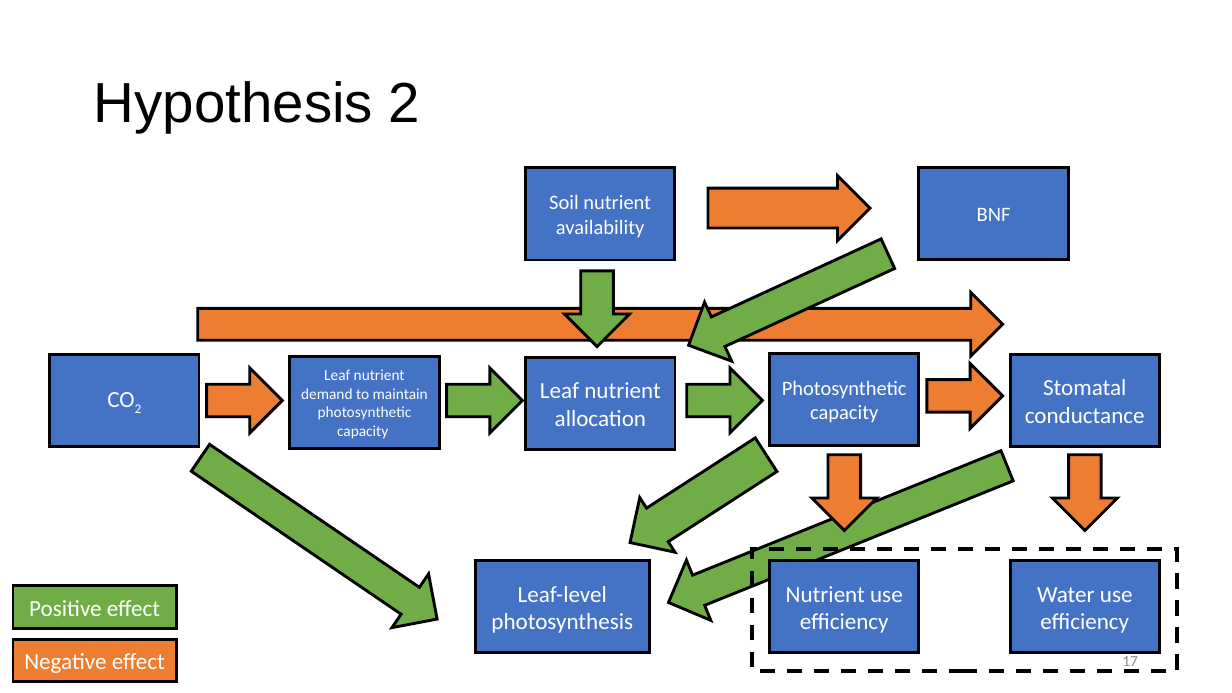
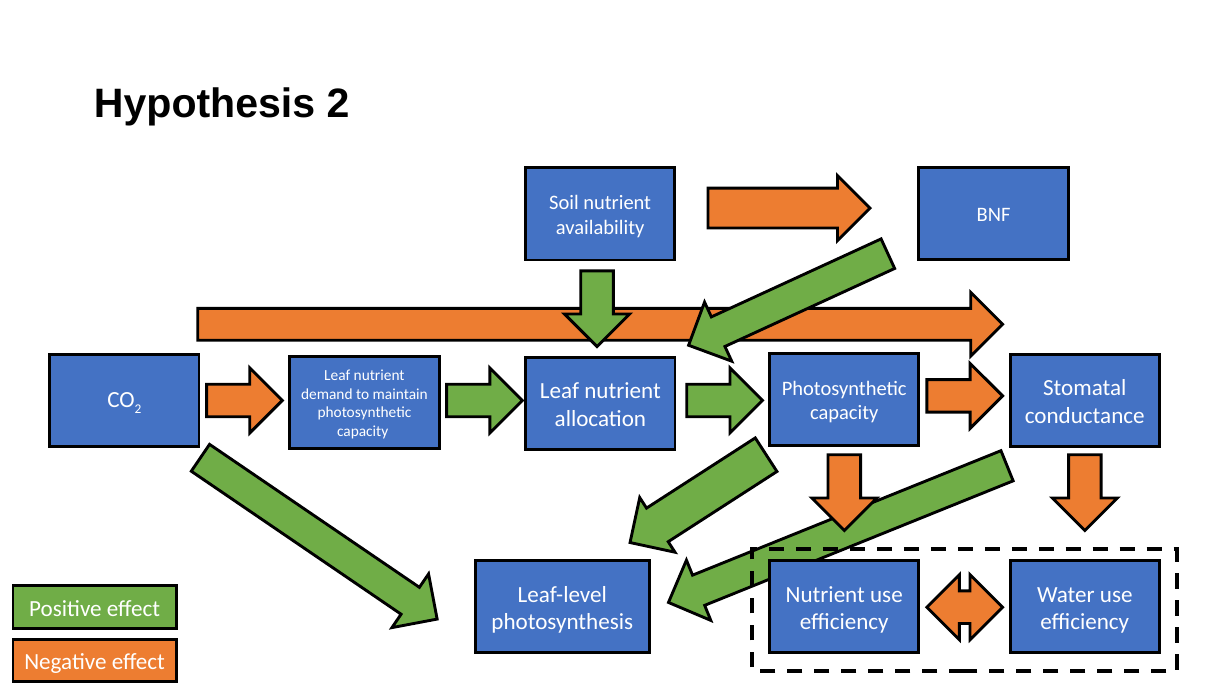
Before and after one commit to eaperkowski/conferences, a slide deck: slide 20 of lemontree_wg/Perkowski_2022_NxCO2.pptx (slide 17 before the commit). Drawn at 1232x693 pixels with LibreOffice and Linux fonts; fonts in the diff are those of the drawing. Boxes give left, top, right and bottom in pixels: in the first picture for what was removed or moved away, otherwise in the second. Text is boxed around its words. In the diff, an @@ line names an element or a change of style, - is before the commit and + after.

```diff
--- a/lemontree_wg/Perkowski_2022_NxCO2.pptx
+++ b/lemontree_wg/Perkowski_2022_NxCO2.pptx
@@ title "Hypothesis 2" at [94,87,350,125]: size 44 to 32 pt, bold on @@
@@ left right arrow added at [927,575,1003,640], fill #ED7D31, outline #000000 2.25 pt @@
@@ page number removed at [1122,653,1138,671] @@
-17
```
Also in this commit, not shown: 20 other slides changed, 6 slides added, 1 slide removed, 2 other files.
